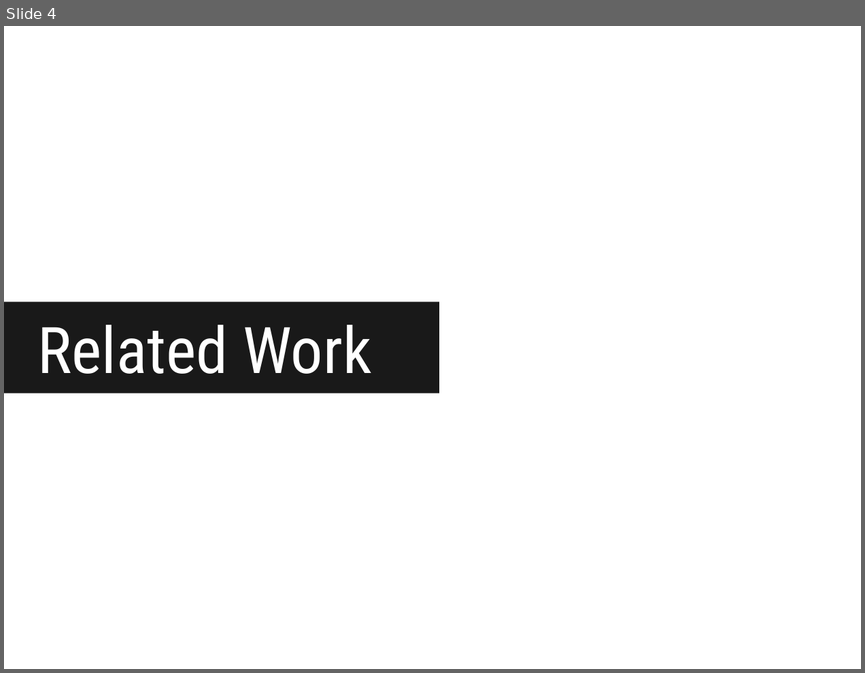
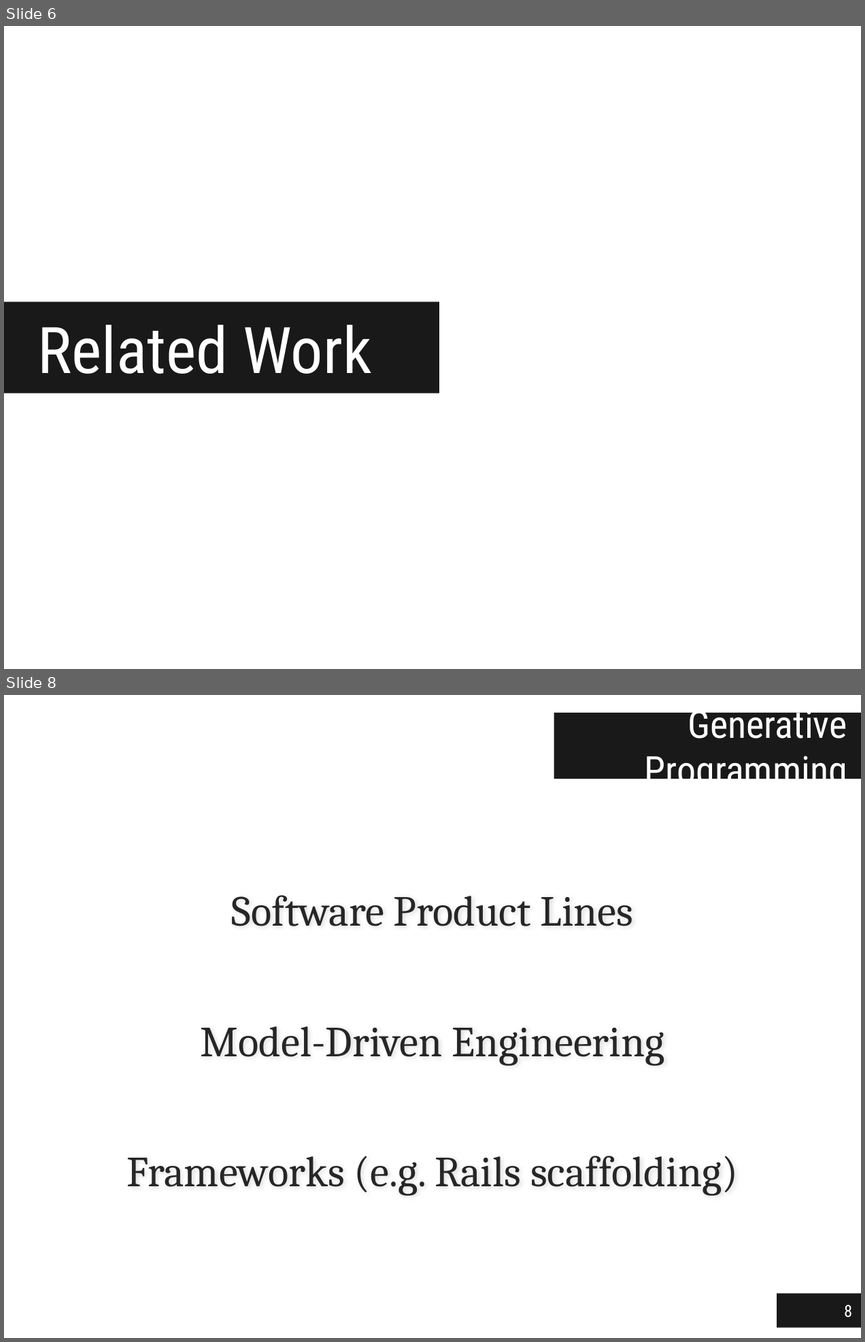
Before and after one commit to jgradim/thesis, a slide deck: presentations/thesis.pptx. Shown one above the other, each under a label of ours: slide 4 before the commit, slides 6 and 8 after it; the slides between them are not shown. The pictures are 865x673 and 865x1342 pixels, drawn with LibreOffice and Linux fonts; fonts in the diff are those of the drawing; background and template pictures are left out. Boxes give left, top, right and bottom in pixels: in the first picture for what was removed or moved away, otherwise in the second. Text is boxed around its words. In the diff, an @@ line names an element or a change of style, - is before the commit and + after.

```diff
--- a/presentations/thesis.pptx
+++ b/presentations/thesis.pptx
@@ slide 8 added at [4,695,861,1338], background #FFFFFF @@
@@ title added at [554,713,861,779], fill #000000 at 90% opacity, 32 pt, text #FFFFFF @@
+Generative Programming
@@ text added at [127,895,738,1195], 36 pt, text #262626 @@
+Software Product Lines
+Model-Driven Engineering
+Frameworks (e.g. Rails scaffolding)
@@ page number added at [777,1293,861,1327], fill #000000 at 90% opacity, 14 pt, text #FFFFFF @@
+8
@@ what was slide 4 is now slide 6 @@
```
Also in this commit, not shown: 1 slide changed, 5 other slides added.
